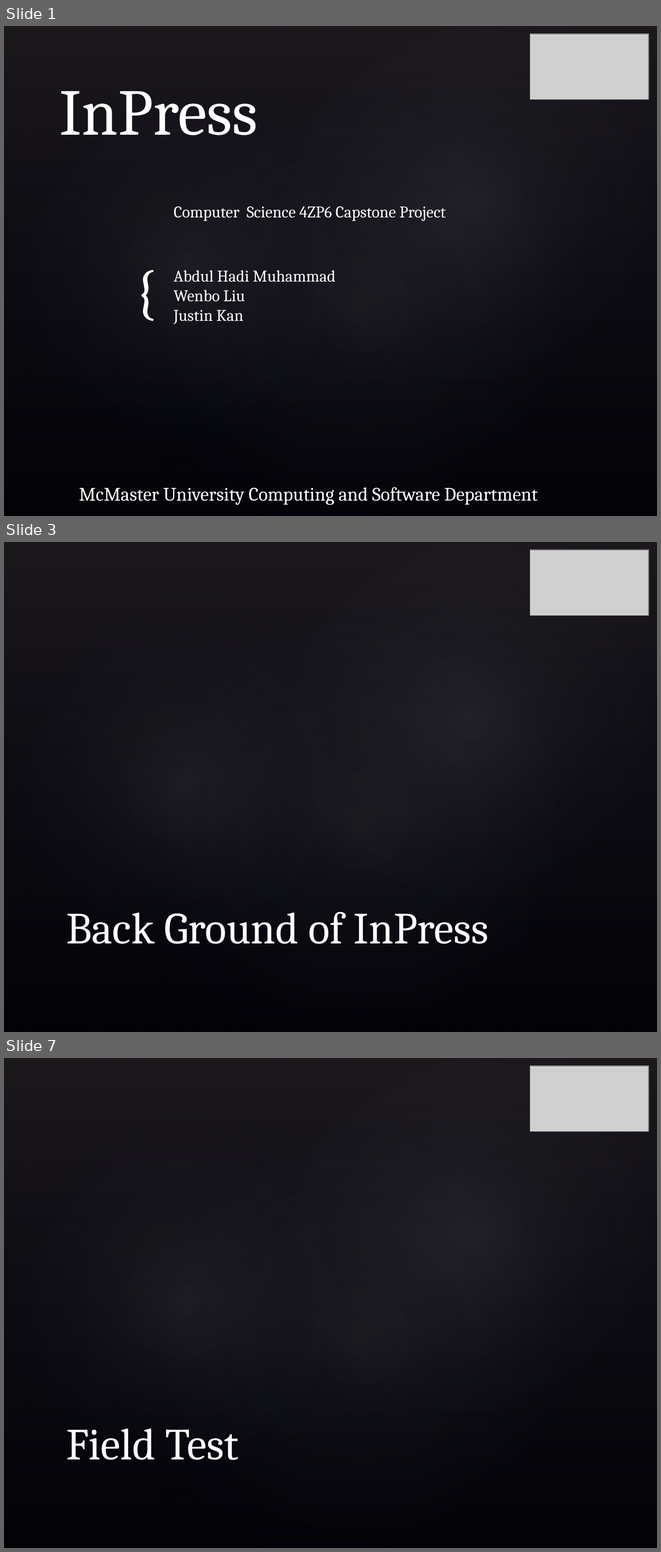
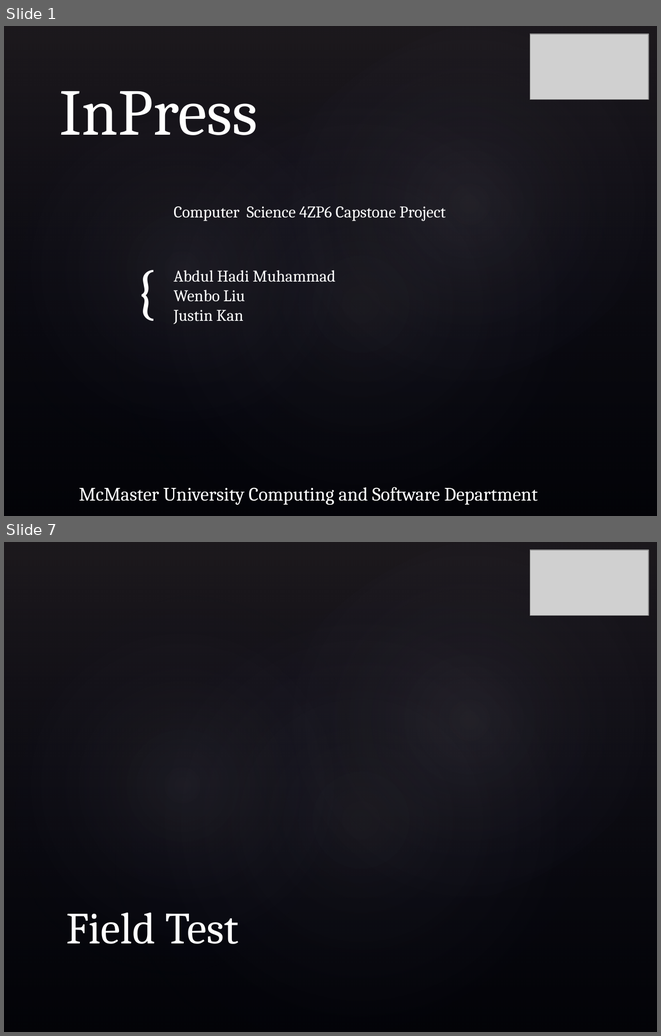
Before and after one commit to hadimuhammad/InPress, a slide deck: Documentation/Presentation.pptx. Shown one above the other, each under a label of ours: slides 1, 3 and 7 before the commit, slides 1 and 7 after it; the slides between them are not shown. The pictures are 661x1552 and 661x1036 pixels, drawn with LibreOffice and Linux fonts; fonts in the diff are those of the drawing; grey boxes stand for pictures; background and template pictures are left out. Boxes give left, top, right and bottom in pixels: in the first picture for what was removed or moved away, otherwise in the second. Text is boxed around its words. In the diff, an @@ line names an element or a change of style, - is before the commit and + after.

```diff
--- a/Documentation/Presentation.pptx
+++ b/Documentation/Presentation.pptx
@@ slide 3 removed at bbox=[4, 542, 657, 1032], background picture (left out); not listed: 4 template elements that a slide beside it also shows @@
@@ picture removed at bbox=[530, 550, 648, 615] @@
@@ title removed at bbox=[66, 911, 489, 944] @@
-Back Ground of InPress
```
Also in this commit, not shown: 5 slides changed, 2 slides added.
